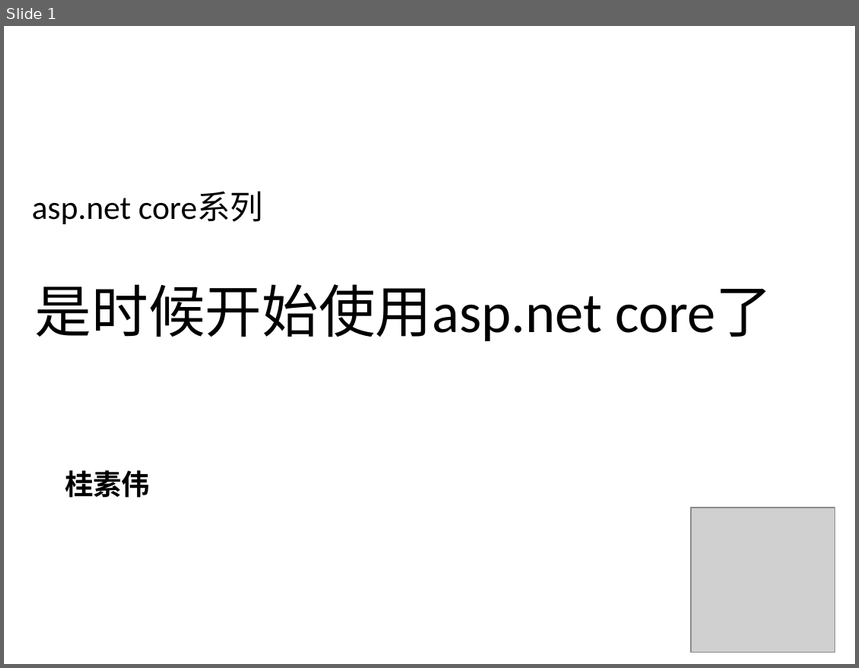
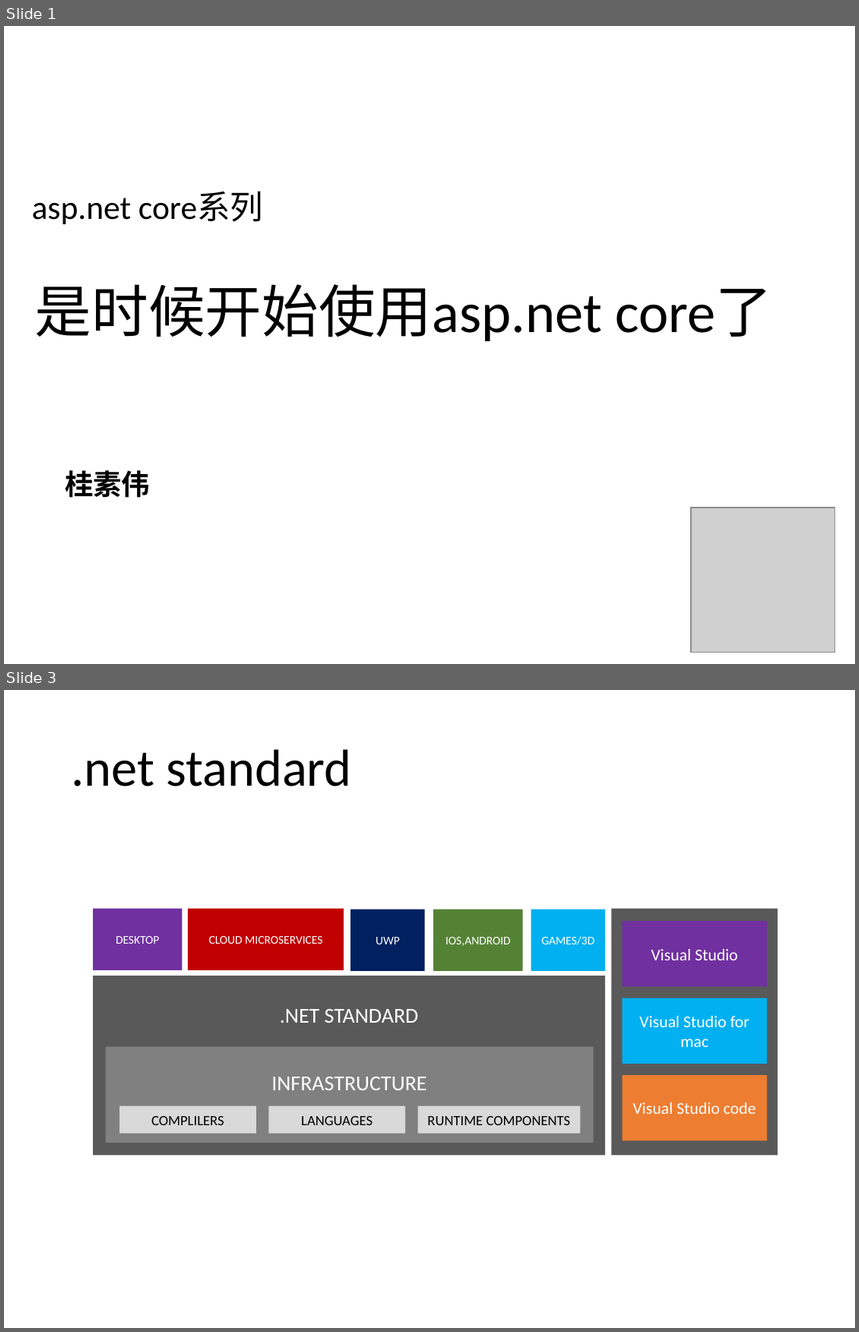
Before and after one commit to axzxs2001/AspNetCore2.0SeriesOfCourses, a slide deck: AspNetCore2.0Courses/PPT/asp.net core(一).pptx. Shown one above the other, each under a label of ours: slide 1 before the commit, slides 1 and 3 after it; the slides between them are not shown. The pictures are 859x668 and 859x1332 pixels, drawn with LibreOffice and Linux fonts; fonts in the diff are those of the drawing; grey boxes stand for pictures; background and template pictures are left out. Boxes give left, top, right and bottom in pixels: in the first picture for what was removed or moved away, otherwise in the second. Text is boxed around its words. In the diff, an @@ line names an element or a change of style, - is before the commit and + after.

```diff
--- a/AspNetCore2.0Courses/PPT/asp.net core(一).pptx
+++ b/AspNetCore2.0Courses/PPT/asp.net core(一).pptx
@@ slide 3 added at [4,690,855,1328], background picture (left out) @@
@@ title added at [71,749,351,787], 44 pt, text #000000 @@
+.net standard
@@ group added at [94,909,778,1156]: 14 rectangles @@
+.NET STANDARD
+INFRASTRUCTURE
+COMPLILERS
+LANGUAGES
+RUNTIME COMPONENTS
+DESKTOP
+CLOUD MICROSERVICES
+UWP
+IOS,ANDROID
+GAMES/3D
+Visual Studio
+Visual Studio for mac
+Visual Studio code
```
Also in this commit, not shown: 2 slides changed, 1 other slide added, 8 slides removed.
